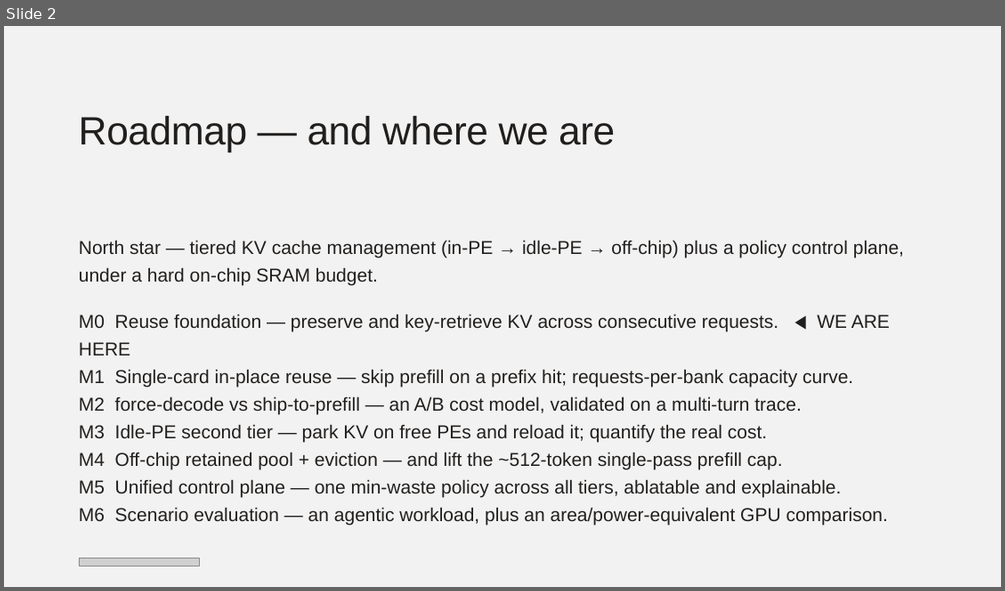
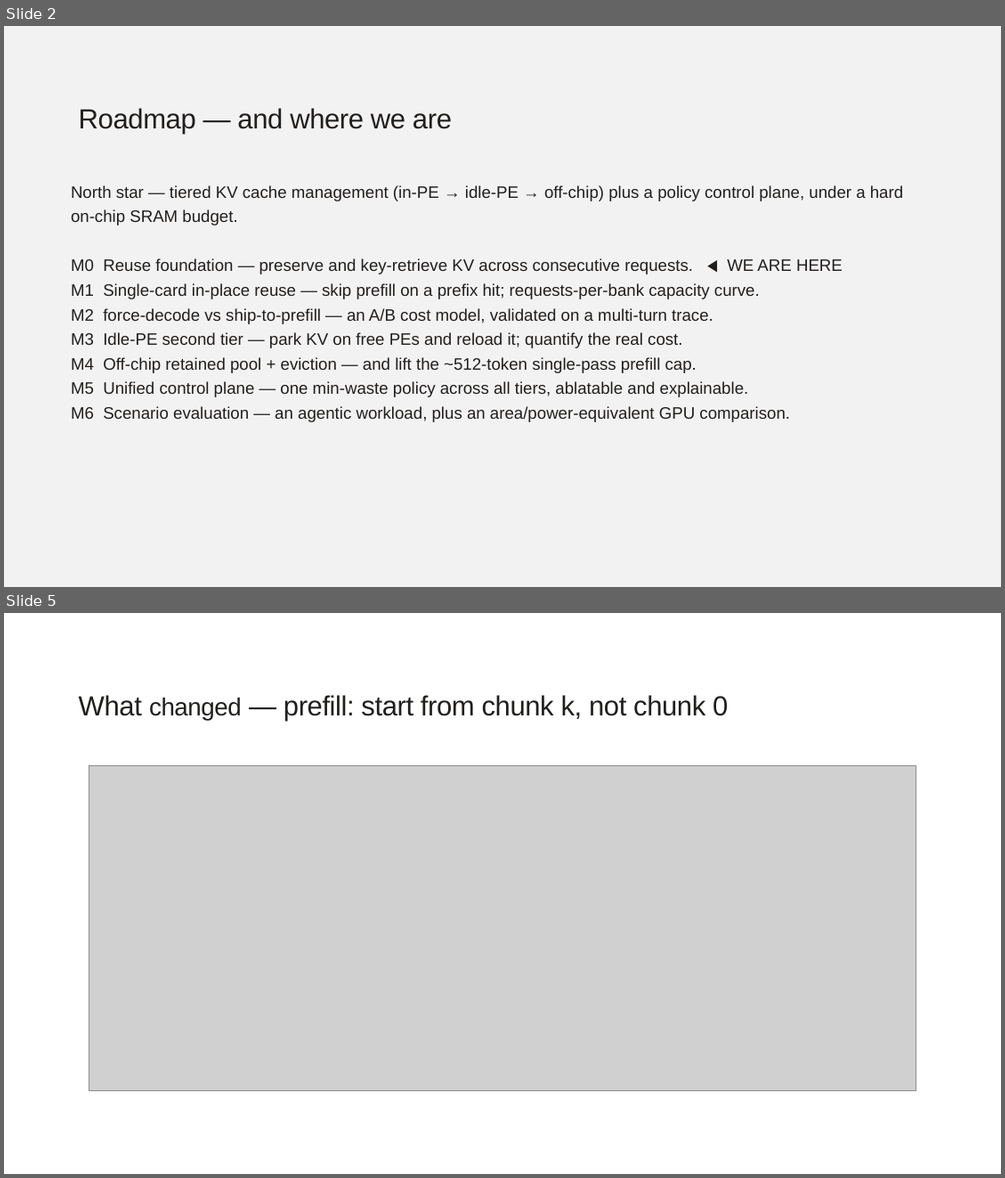
Before and after one commit to happyandslow/agent-memory, a slide deck: projects/WaferEngine-staging/meetings/2026-07-20.pptx. Shown one above the other, each under a label of ours: slide 2 before the commit, slides 2 and 5 after it; the slides between them are not shown. The pictures are 1005x591 and 1005x1178 pixels, drawn with LibreOffice and Linux fonts; fonts in the diff are those of the drawing; grey boxes stand for pictures. Boxes give left, top, right and bottom in pixels: in the first picture for what was removed or moved away, otherwise in the second. Text is boxed around its words. In the diff, an @@ line names an element or a change of style, - is before the commit and + after.

```diff
--- a/projects/WaferEngine-staging/meetings/2026-07-20.pptx
+++ b/projects/WaferEngine-staging/meetings/2026-07-20.pptx
@@ slide 5 added at (4,613,1001,1174), background #FFFFFF @@
@@ text added at (79,695,728,722), 39.9 pt, text #201F1D @@
+What changed — prefill: start from chunk k, not chunk 0
@@ picture added at (89,765,915,1090) @@
@@ slide 2 changed as well @@
@@ text "Roadmap — and where we ..." at (79,108,452,135): size 57 to 39.9 pt; line spacing 0.9 to 0.7 @@
@@ text "North star — tiered KV ...": place and size @@
-text "North star — tiered KV ..." at (79,240,904,524)
+text "North star — tiered KV ..." at (71,185,903,422)
@@ text "North star — tiered KV ..." at (71,185,903,422): size 27 to 24 pt @@
@@ picture removed at (79,557,199,565) @@
```
Also in this commit, not shown: 6 other slides changed, 5 other slides added, 13 other files.
